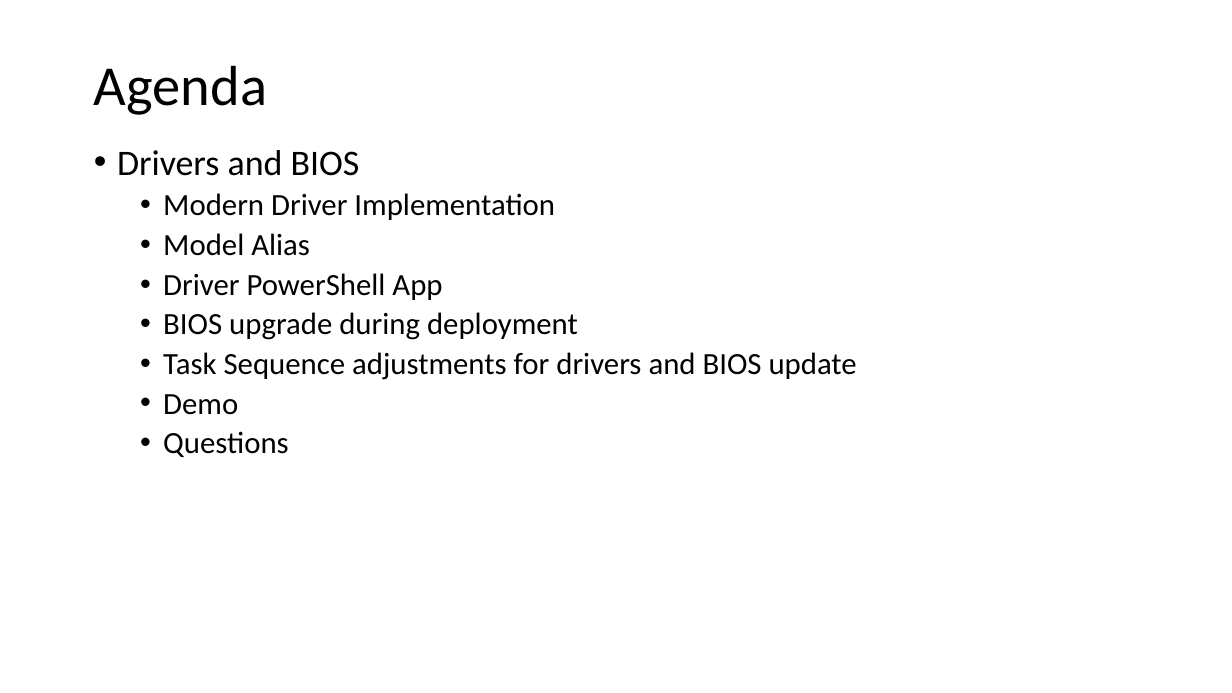
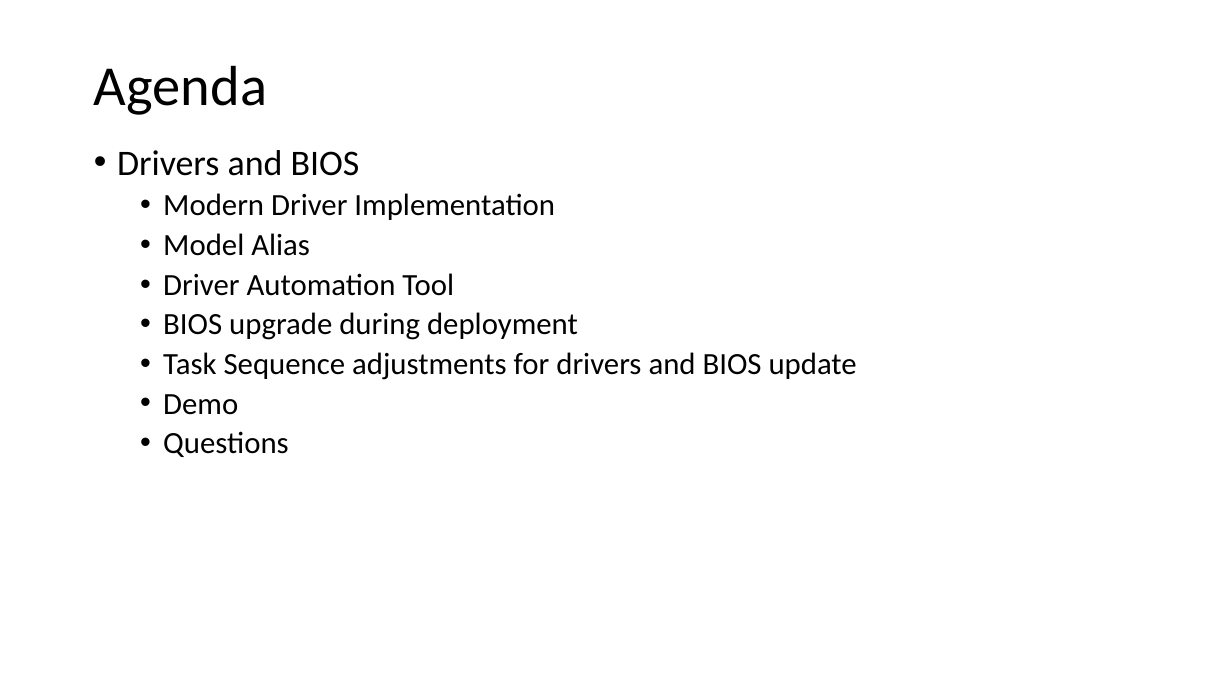
Before and after one commit to fydexx/HECC-2018, a slide deck: slide 2 of Part_02/Section02.pptx. Drawn at 1232x693 pixels with LibreOffice and Linux fonts; fonts in the diff are those of the drawing. Boxes give left, top, right and bottom in pixels: in the first picture for what was removed or moved away, otherwise in the second. Text is boxed around its words. In the diff, an @@ line names an element or a change of style, - is before the commit and + after.

```diff
--- a/Part_02/Section02.pptx
+++ b/Part_02/Section02.pptx
@@ text at [163, 273, 454, 296]: text changed @@
-  • Driver PowerShell App
+  • Driver Automation Tool
```
Also in this commit, not shown: 4 slides added.
